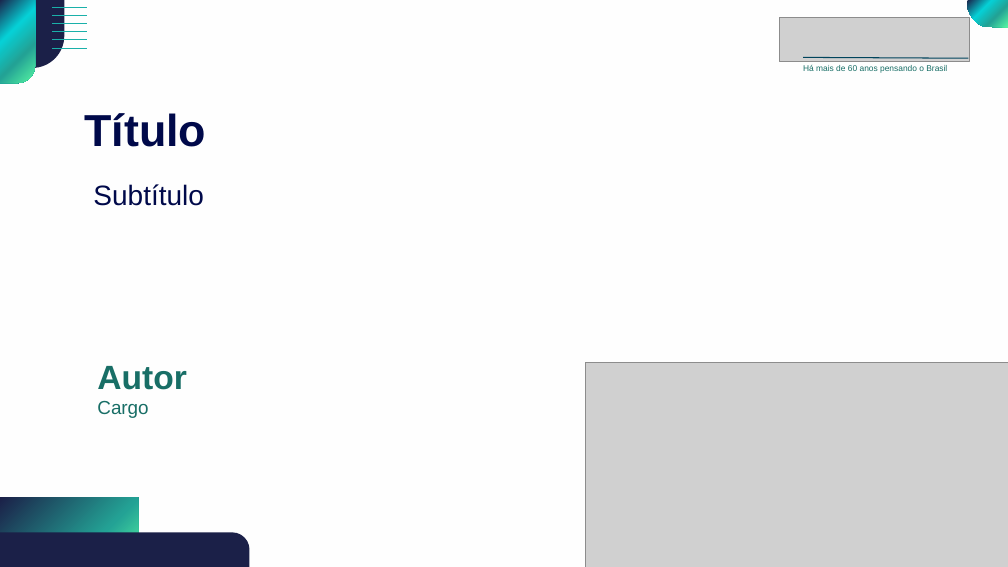
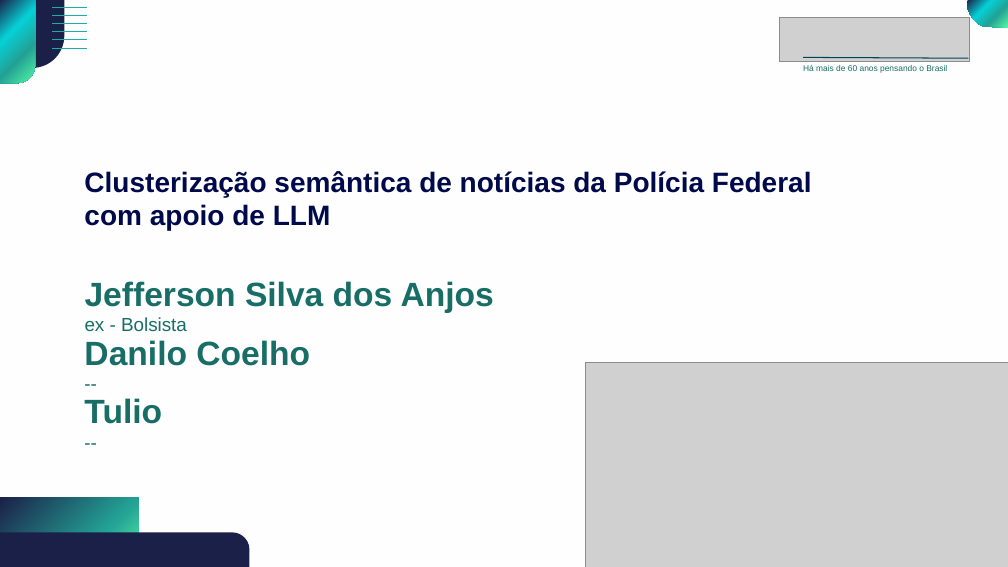
Before and after one commit to 0rakul0/NT_PF, a slide deck: slide 2 of artigo/apresentacao.pptx. Drawn at 1008x567 pixels with LibreOffice and Linux fonts; fonts in the diff are those of the drawing; grey boxes stand for pictures; background and template pictures are left out. Boxes give left, top, right and bottom in pixels: in the first picture for what was removed or moved away, otherwise in the second. Text is boxed around its words. In the diff, an @@ line names an element or a change of style, - is before the commit and + after.

```diff
--- a/artigo/apresentacao.pptx
+++ b/artigo/apresentacao.pptx
@@ text at bbox=[84, 171, 812, 230]: text changed; size 32 to 20 pt @@
-Título
+Clusterização semântica de notícias da Polícia Federal com apoio de LLM
@@ text removed at bbox=[93, 184, 204, 206] @@
-Subtítulo
@@ title added at bbox=[85, 281, 494, 331], 24 pt, text #186E66, bold @@
+Jefferson Silva dos Anjos
+ex - Bolsista
@@ text added at bbox=[84, 340, 310, 366], 24 pt, text #186E66, bold @@
+Danilo Coelho
+--
@@ title removed at bbox=[97, 366, 187, 418] @@
-Autor
-Cargo
@@ text added at bbox=[84, 398, 162, 424], 24 pt, text #186E66, bold @@
+Tulio
+--
```
Also in this commit, not shown: 6 other slides changed, 27 slides added, 4 slides removed.
